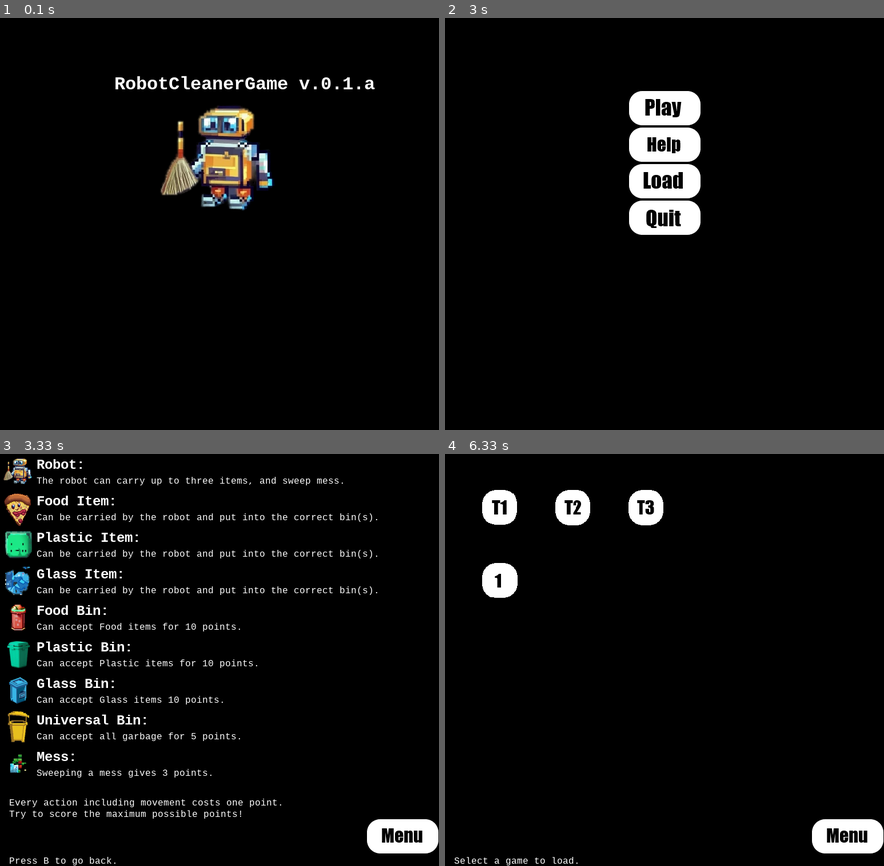
Above: before the commit, frames 1-4 (two rows, left to right).
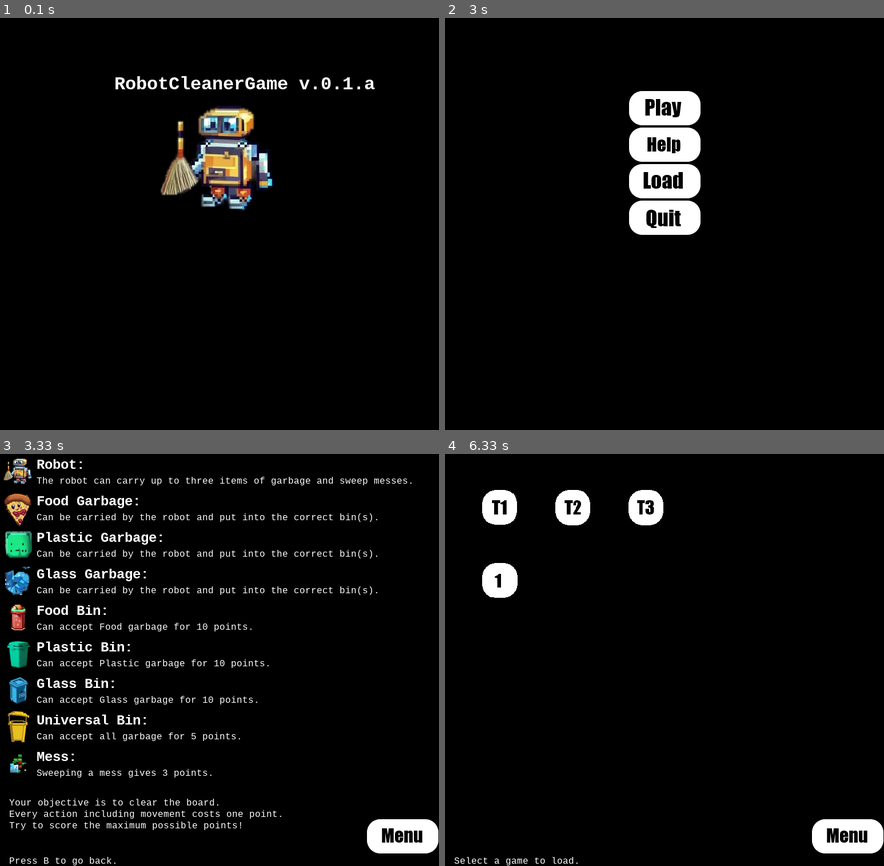
Above: after the commit, the same moments.

Repository: marc-davies-23/RobotCleanerGame
Game: pygame game, started from RobotCleanerGame/Main.py
Same seed, same stepped clock (60 frames per second), same inputs: the game is played once before the commit and once after it.
Inputs (mouse positions are in pixels of both pictures, inside the frame that each line leads up to):
- Up to frame 1 (0.1 s): no input
- Up to frame 2 (3 s): click (642, 331) at 1.88 s
- Up to frame 3 (3.33 s): tap H at 3.17 s
- Up to frame 4 (6.33 s): tap B at 3.5 s; press the mouse at (642, 767) at 5.87 s; move the mouse to (651, 647) at 5.97 s; release the mouse at (660, 528) at 6.1 s

Frames 1-2 are identical in both runs. In frame 3, 2.5% of the frame differs, in the area x 2-94%, y 5-92%; in frame 4, nothing differs.

Commit message:
Updated item names & help screen

Diff:
--- a/RobotCleanerGame/Constants.py
+++ b/RobotCleanerGame/Constants.py
@@ -51,9 +51,9 @@
 # Tokens short reference & description
 TOKEN_DESCRIPTIONS: dict[str, str] = {
     ROBOT_TOKEN: "Robot",
-    "r": "Food Item",
-    "g": "Plastic Item",
-    "b": "Glass Item",
+    "r": "Food Garbage",
+    "g": "Plastic Garbage",
+    "b": "Glass Garbage",
     "R": "Food Bin",
     "G": "Plastic Bin",
     "B": "Glass Bin",
--- a/RobotCleanerGame/PyGameConstFuncs.py
+++ b/RobotCleanerGame/PyGameConstFuncs.py
@@ -93,15 +93,17 @@
 GAMES = [pygame.image.load(PATH_TOKENS_64 + "GAME_BUTTON_1_INCOMPLETE.png")]
 
 HELP_TOKEN_ADDITIONAL_TEXT: dict[str, str] = {
-    Co.ROBOT_TOKEN: "The robot can carry up to three items, and sweep mess.",
+    Co.ROBOT_TOKEN: "The robot can carry up to three items of garbage and sweep messes.",
     "r": "Can be carried by the robot and put into the correct bin(s).",
     "g": "Can be carried by the robot and put into the correct bin(s).",
     "b": "Can be carried by the robot and put into the correct bin(s).",
-    "R": f"Can accept Food items for {Co.SCORING["full"]} points.",
-    "G": f"Can accept Plastic items for {Co.SCORING["full"]} points.",
-    "B": f"Can accept Glass items {Co.SCORING["full"]} points.",
+    "R": f"Can accept Food garbage for {Co.SCORING["full"]} points.",
+    "G": f"Can accept Plastic garbage for {Co.SCORING["full"]} points.",
+    "B": f"Can accept Glass garbage for {Co.SCORING["full"]} points.",
     "*": f"Can accept all garbage for {Co.SCORING["half"]} points.",
     "m": f"Sweeping a mess gives {Co.SCORING["sweep"]} points.",
 }
 
-HELP_BOTTOM_TEXT = ["Every action including movement costs one point.", "Try to score the maximum possible points!"]
+HELP_BOTTOM_TEXT = ["Your objective is to clear the board.",
+                    "Every action including movement costs one point.",
+                    "Try to score the maximum possible points!"]
